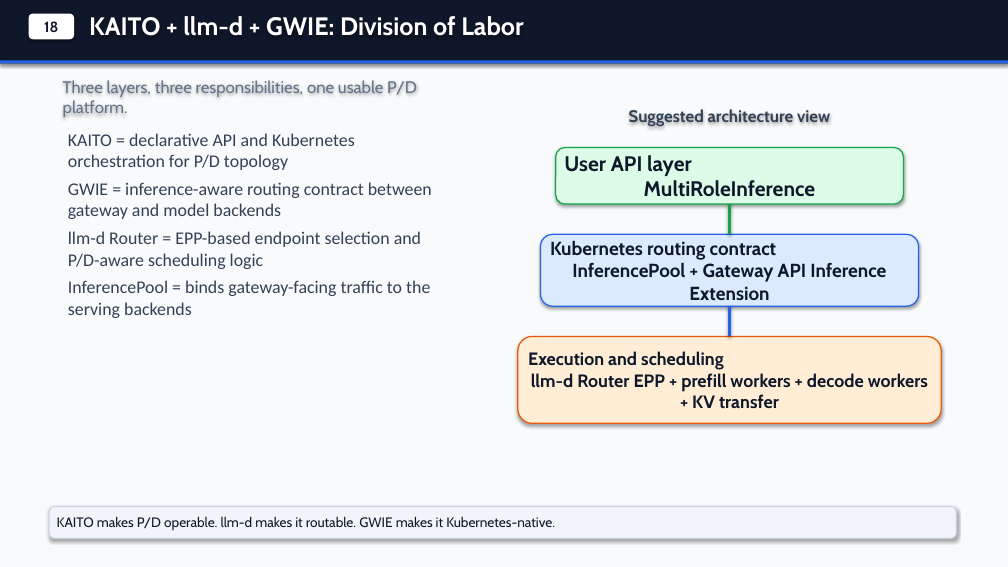
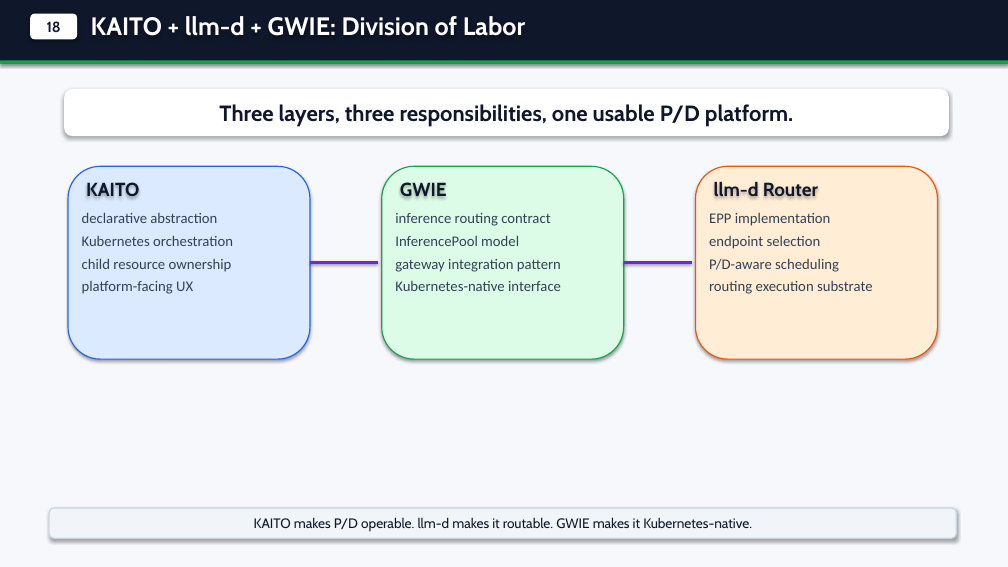
Before and after one commit to andyzhangx/demo, a slide deck: slide 2 of llm/kaito-llm-d-pd-slides.pptx. Drawn at 1008x567 pixels with LibreOffice and Linux fonts; fonts in the diff are those of the drawing. Boxes give left, top, right and bottom in pixels: in the first picture for what was removed or moved away, otherwise in the second. Text is boxed around its words. In the diff, an @@ line names an element or a change of style, - is before the commit and + after.

Commit message:
docs: align kaito llm-d pd deck with kubecon style

```diff
--- a/llm/kaito-llm-d-pd-slides.pptx
+++ b/llm/kaito-llm-d-pd-slides.pptx
@@ background #F8FAFC to #F6F8FC @@
@@ rectangle at (x1=0, y1=60, x2=1008, y2=64): fill #2563EB to #16A34A @@
@@ rounded rectangle "Three layers, three responsibilities, one ..." resized from (x1=63, y1=80, x2=417, y2=117) to (x1=64, y1=89, x2=949, y2=136) @@
@@ rounded rectangle "Three layers, three responsibilities, one ..." at (x1=64, y1=89, x2=949, y2=136): size 16 to 21 pt, text colour #64748B to #0F172A, bold on; alignment left to centre; fill none to #FFFFFF; shadow on @@
@@ text removed at (x1=629, y1=108, x2=830, y2=126) @@
-Suggested architecture view
@@ text removed at (x1=68, y1=133, x2=432, y2=318) @@
-KAITO = declarative API and Kubernetes orchestration for P/D topology
-GWIE = inference-aware routing contract between gateway and model backends
-llm-d Router = EPP-based endpoint selection and P/D-aware scheduling logic
-InferencePool = binds gateway-facing traffic to the serving backends
@@ rounded rectangle removed at (x1=556, y1=147, x2=904, y2=204) @@
-User API layer
-MultiRoleInference
@@ rounded rectangle added at (x1=68, y1=166, x2=310, y2=359), fill #DBEAFE, outline #2563EB 1.1 pt @@
@@ rounded rectangle added at (x1=382, y1=166, x2=624, y2=359), fill #DCFCE7, outline #16A34A 1.1 pt @@
@@ rounded rectangle added at (x1=696, y1=166, x2=938, y2=359), fill #FFEDD5, outline #EA580C 1.1 pt @@
@@ text added at (x1=86, y1=182, x2=139, y2=197), 18 pt, text #0F172A, bold @@
+KAITO
@@ text added at (x1=400, y1=182, x2=447, y2=197), 18 pt, text #0F172A, bold @@
+GWIE
@@ text added at (x1=714, y1=182, x2=818, y2=197), 18 pt, text #0F172A, bold @@
+llm-d Router
@@ line removed from (730, 204) to (730, 234) @@
@@ text added at (x1=82, y1=213, x2=233, y2=294), 14 pt, text #334155 @@
+declarative abstraction
+Kubernetes orchestration
+child resource ownership
+platform-facing UX
@@ text added at (x1=395, y1=213, x2=561, y2=291), 14 pt, text #334155 @@
+inference routing contract
+InferencePool model
+gateway integration pattern
+Kubernetes-native interface
@@ rounded rectangle removed at (x1=541, y1=234, x2=919, y2=306) @@
-Kubernetes routing contract
-InferencePool + Gateway API Inference Extension
@@ text added at (x1=709, y1=213, x2=873, y2=294), 14 pt, text #334155 @@
+EPP implementation
+endpoint selection
+P/D-aware scheduling
+routing execution substrate
@@ line added from (310, 262) to (378, 262), #6D28D9 3 pt @@
@@ line added from (624, 262) to (692, 262), #6D28D9 3 pt @@
@@ line removed from (730, 306) to (730, 337) @@
@@ rounded rectangle removed at (x1=518, y1=337, x2=941, y2=423) @@
-Execution and scheduling
-llm-d Router EPP + prefill workers + decode workers + KV transfer
@@ rounded rectangle "KAITO makes P/D operable. llm-d ..." at (x1=49, y1=508, x2=957, y2=538): alignment left to centre; outline #CBD5E1 1.2 pt to #CBD5E1 1.1 pt @@
```
Also in this commit, not shown: 9 other slides changed, 1 slide added, 1 other file.
